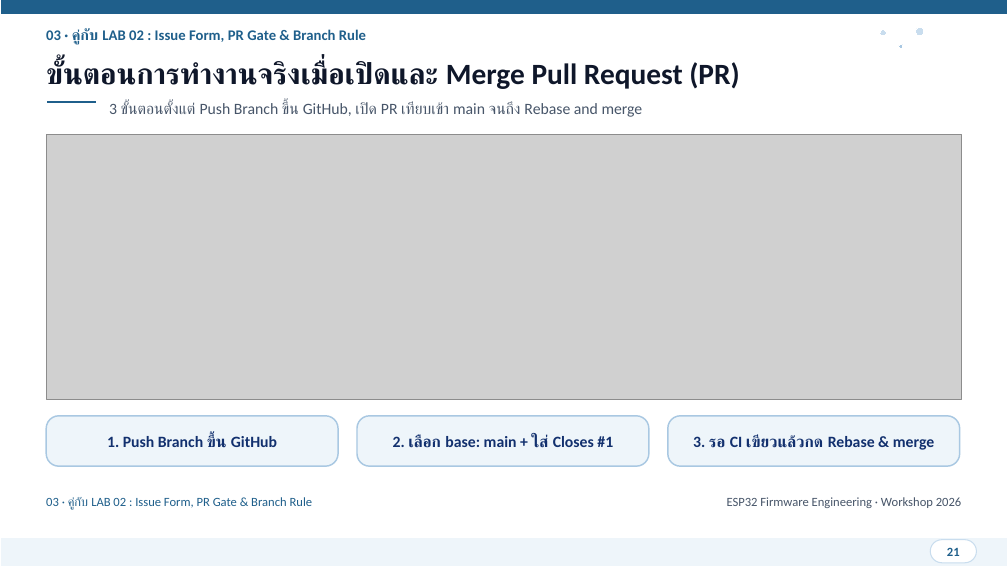
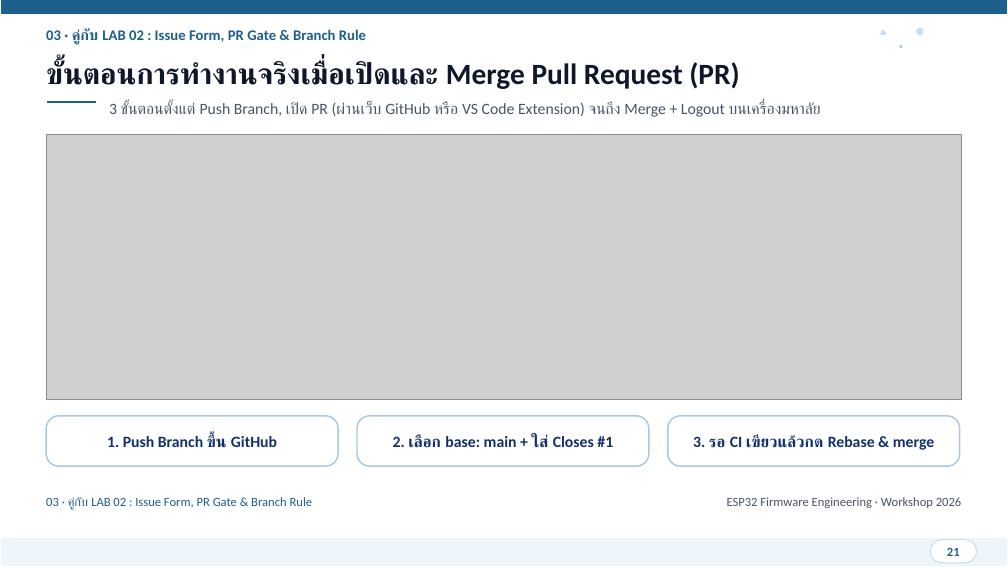
Before and after one commit to FreshmanMentor/git-practice, a slide deck: slide 21 of presentation/ESP32_Git_CICD_Workshop.pptx. Drawn at 1008x567 pixels with LibreOffice and Linux fonts; fonts in the diff are those of the drawing; grey boxes stand for pictures. Boxes give left, top, right and bottom in pixels: in the first picture for what was removed or moved away, otherwise in the second. Text is boxed around its words. In the diff, an @@ line names an element or a change of style, - is before the commit and + after.

```diff
--- a/presentation/ESP32_Git_CICD_Workshop.pptx
+++ b/presentation/ESP32_Git_CICD_Workshop.pptx
@@ text at <box>109,101,821,117</box>: text changed @@
-3 ขั้นตอนตั้งแต่ Push Branch ขึ้น GitHub, เปิด PR เทียบเข้า main จนถึง Rebase and merge
+3 ขั้นตอนตั้งแต่ Push Branch, เปิด PR (ผ่านเว็บ GitHub หรือ VS Code Extension) จนถึง Merge + Logout บนเครื่องมหาลัย
@@ fill #EEF5FA to #FFFFFF in 3 elements at <box>46,416,338,467</box>, <box>357,416,649,467</box>, <box>668,416,960,467</box> @@
```
Also in this commit, not shown: 27 other slides changed, 49 other files.
